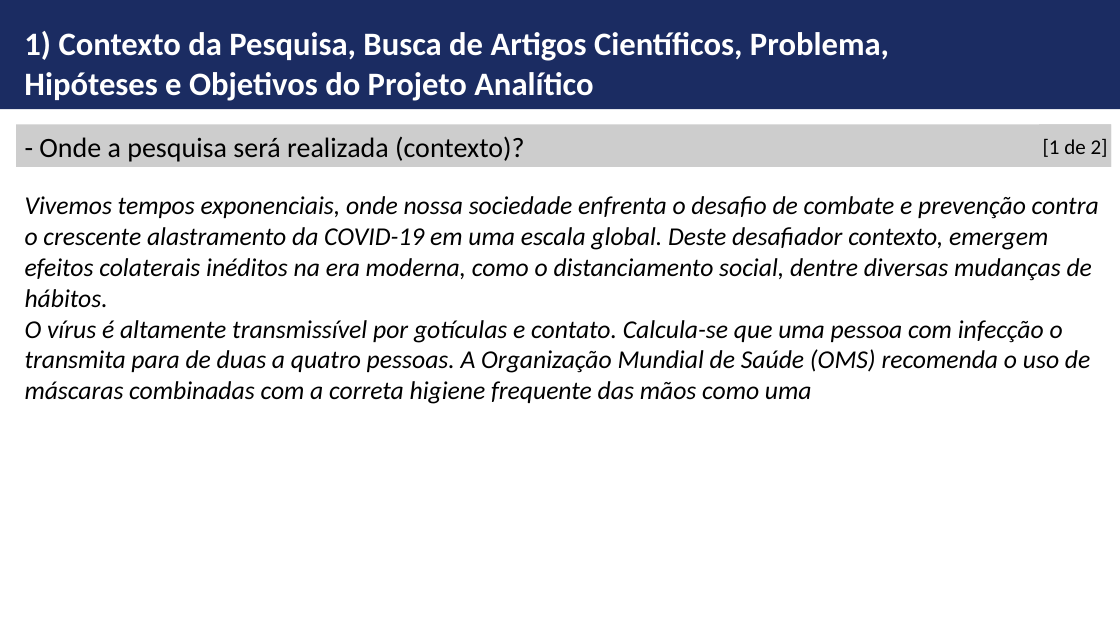
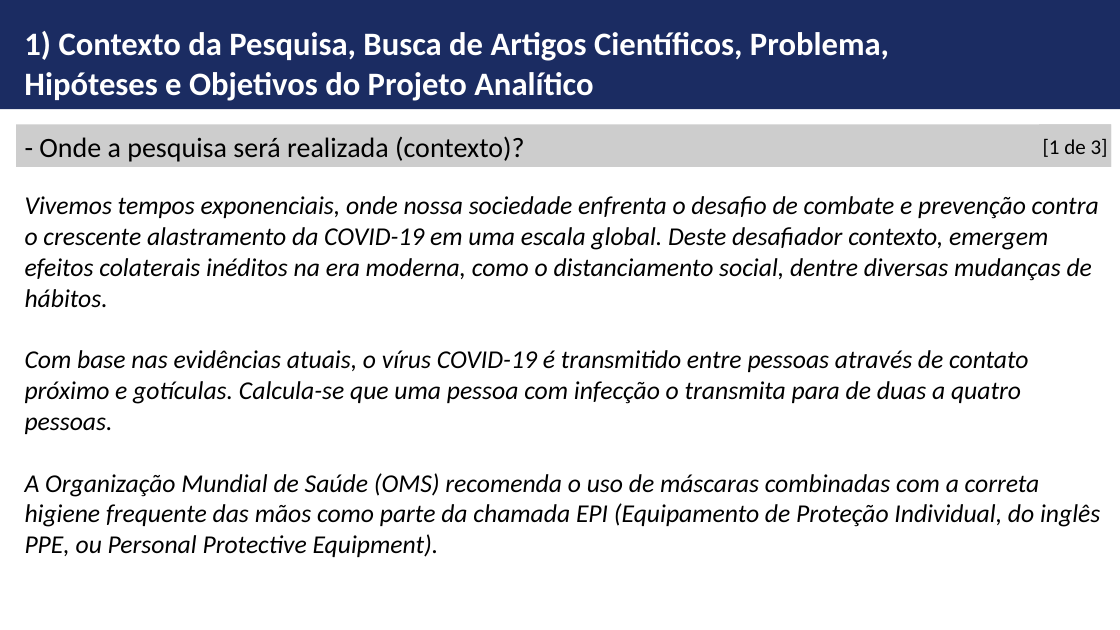
Before and after one commit to ldaniel/Challenges-Requirements-Analytical-Projects, a slide deck: slide 2 of presentation/FGV-MBA - Monografia - Detecção de Máscara Facial.pptx. Drawn at 1120x630 pixels with LibreOffice and Linux fonts; fonts in the diff are those of the drawing; background and template pictures are left out. Boxes give left, top, right and bottom in pixels: in the first picture for what was removed or moved away, otherwise in the second. Text is boxed around its words. In the diff, an @@ line names an element or a change of style, - is before the commit and + after.

```diff
--- a/presentation/FGV-MBA - Monografia - Detecção de Máscara Facial.pptx
+++ b/presentation/FGV-MBA - Monografia - Detecção de Máscara Facial.pptx
@@ text in rectangle at (1043,139,1108,157): text changed @@
-[1 de 2]
+[1 de 3]
@@ text at (25,350,1100,557): text changed @@
-O vírus é altamente transmissível por gotículas e contato. Calcula-se que uma pessoa com infecção o transmita para de duas a quatro pessoas. A Organização Mundial de Saúde (OMS) recomenda o uso de máscaras combinadas com a correta higiene frequente das mãos como uma
+Com base nas evidências atuais, o vírus COVID-19 é transmitido entre pessoas através de contato próximo e gotículas. Calcula-se que uma pessoa com infecção o transmita para de duas a quatro pessoas.
+A Organização Mundial de Saúde (OMS) recomenda o uso de máscaras combinadas com a correta higiene frequente das mãos como parte da chamada EPI (Equipamento de Proteção Individual, do inglês PPE, ou Personal Protective Equipment).
```
Also in this commit, not shown: 2 other slides changed, 1 slide added.
